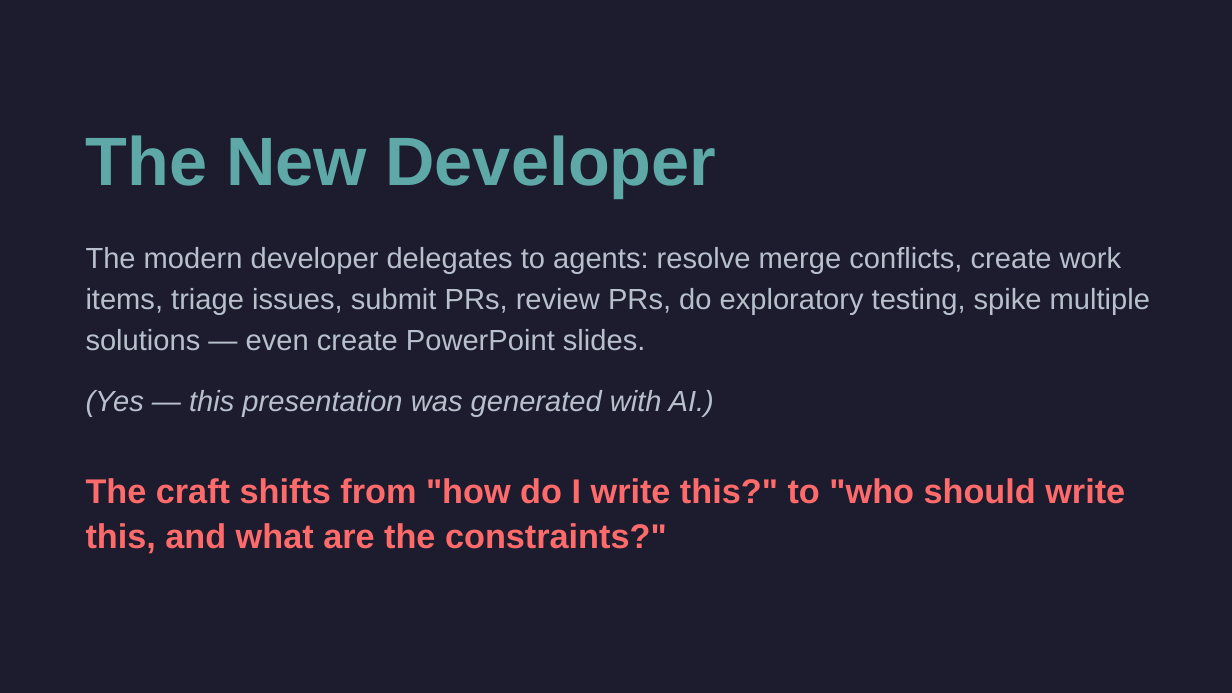
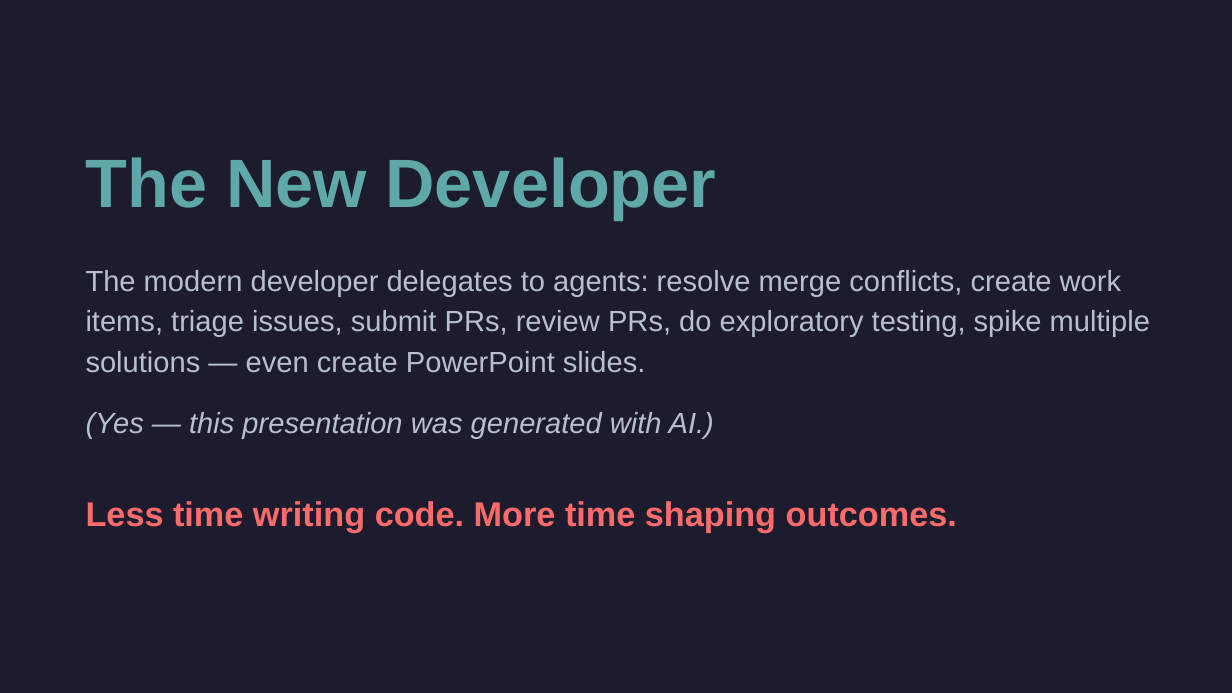
Before and after one commit to cirvine-MSFT/editless, a slide deck: slide 11 of docs/presentations/marks-journey-long.pptx (slide 10 before the commit). Drawn at 1232x693 pixels with LibreOffice and Linux fonts; fonts in the diff are those of the drawing. Boxes give left, top, right and bottom in pixels: in the first picture for what was removed or moved away, otherwise in the second. Text is boxed around its words. In the diff, an @@ line names an element or a change of style, - is before the commit and + after.

```diff
--- a/docs/presentations/marks-journey-long.pptx
+++ b/docs/presentations/marks-journey-long.pptx
@@ 3 texts: place and size @@
-3 texts at [86, 135, 1150, 416]
+3 texts at [86, 157, 1150, 439]
@@ text removed at [86, 478, 1125, 554] @@
-The craft shifts from "how do I write this?" to "who should write this, and what are the constraints?"
@@ text added at [86, 501, 957, 532], 20 pt, text #FF6B6B, bold @@
+Less time writing code. More time shaping outcomes.
```
Also in this commit, not shown: 1 slide added, 6 other files.
